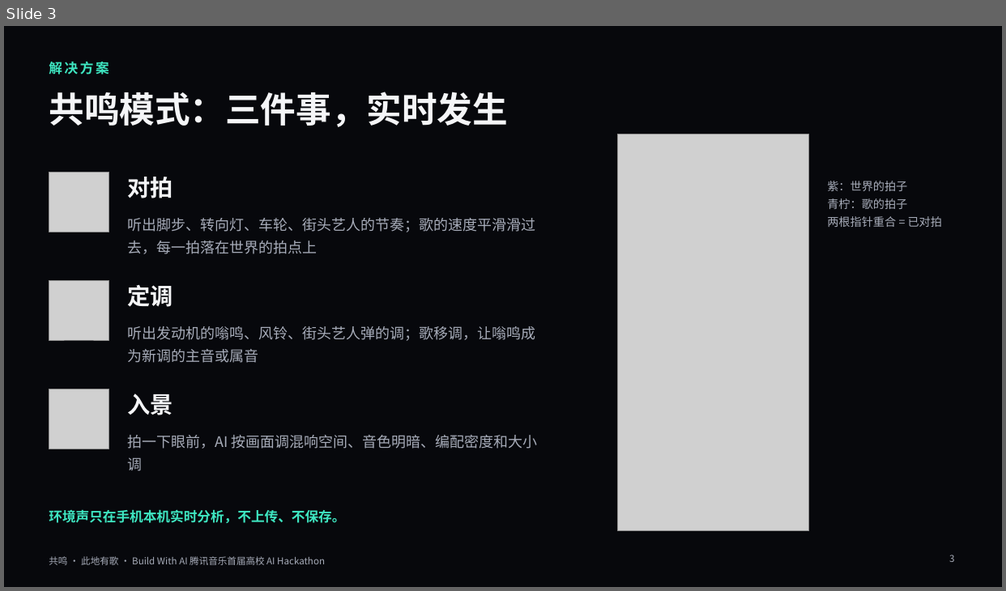
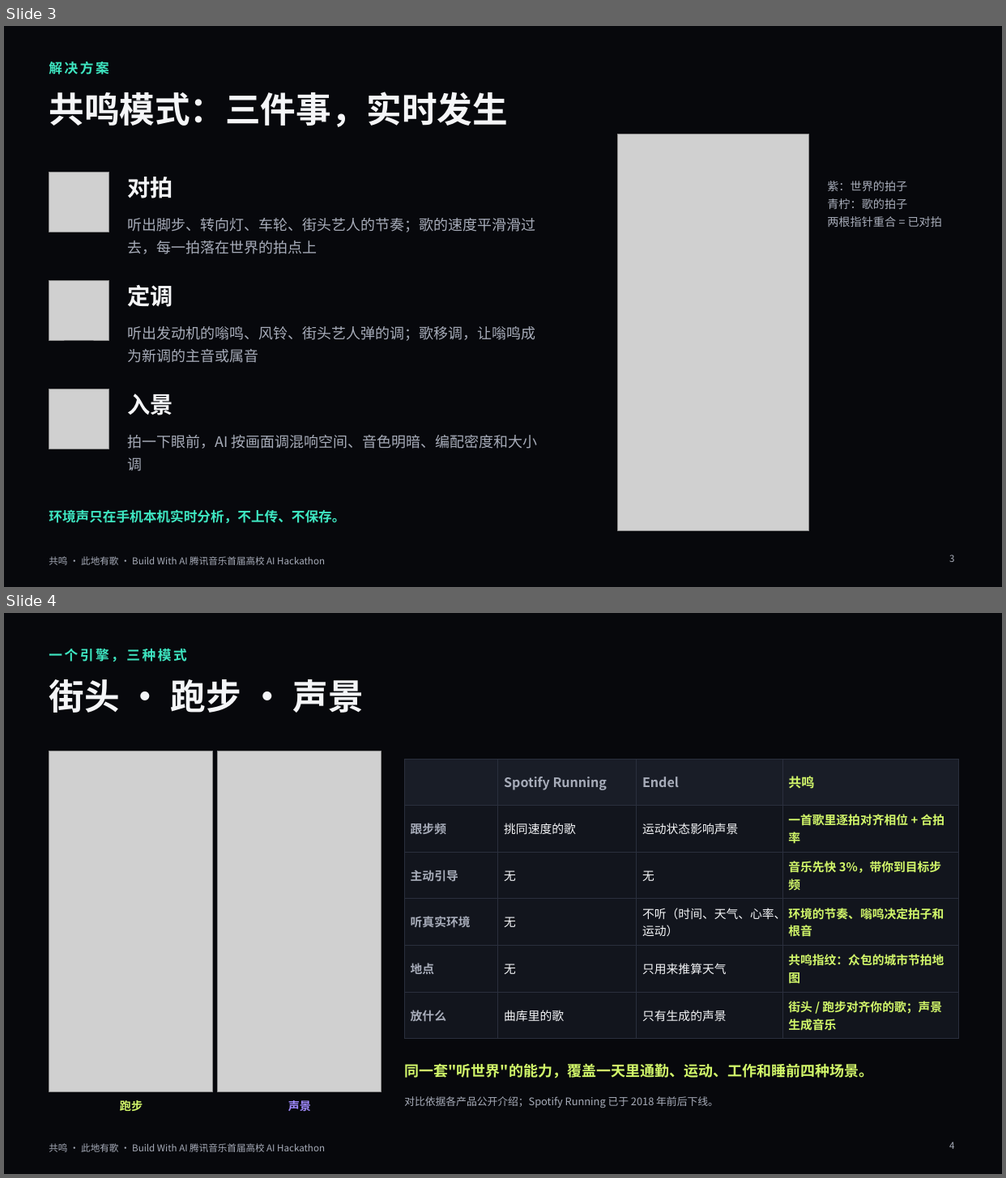
Before and after one commit to QHY8IV/MusicHere, a slide deck: pitch/共鸣-路演.pptx. Shown one above the other, each under a label of ours: slide 3 before the commit, slides 3 and 4 after it. The pictures are 1006x591 and 1006x1178 pixels, drawn with LibreOffice and Linux fonts; fonts in the diff are those of the drawing; grey boxes stand for pictures; background and template pictures are left out. Boxes give left, top, right and bottom in pixels: in the first picture for what was removed or moved away, otherwise in the second. Text is boxed around its words. In the diff, an @@ line names an element or a change of style, - is before the commit and + after.

```diff
--- a/pitch/共鸣-路演.pptx
+++ b/pitch/共鸣-路演.pptx
@@ slide 4 added at <box>4,613,1002,1174</box>, background picture (left out); not listed: 1 template element that a slide beside it also shows @@
@@ text added at <box>49,648,186,662</box>, 13 pt, text #3EE6C1, bold @@
+一个引擎，三种模式
@@ title added at <box>49,679,364,713</box>, 34 pt, text #F4F5F7, bold @@
+街头 · 跑步 · 声景
@@ picture added at <box>49,752,213,1093</box> @@
@@ picture added at <box>217,752,381,1093</box> @@
@@ table added at <box>404,759,958,1034</box>, 6 rows, 4 columns @@
+ | Spotify Running | Endel | 共鸣
+跟步频 | 挑同速度的歌 | 运动状态影响声景 | 一首歌里逐拍对齐相位 + 合拍率
+主动引导 | 无 | 无 | 音乐先快 3%，带你到目标步频
+听真实环境 | 无 | 不听（时间、天气、心率、运动） | 环境的节奏、嗡鸣决定拍子和根音
+地点 | 无 | 只用来推算天气 | 共鸣指纹：众包的城市节拍地图
+放什么 | 曲库里的歌 | 只有生成的声景 | 街头 / 跑步对齐你的歌；声景生成音乐
@@ text added at <box>404,1063,873,1079</box>, 14 pt, text #D2F76A, bold @@
+同一套"听世界"的能力，覆盖一天里通勤、运动、工作和睡前四种场景。
@@ text added at <box>404,1097,718,1108</box>, 10 pt, text #A7ACB9 @@
+对比依据各产品公开介绍；Spotify Running 已于 2018 年前后下线。
@@ text added at <box>120,1101,143,1111</box>, 11 pt, text #D2F76A, bold @@
+跑步
@@ text added at <box>288,1101,311,1111</box>, 11 pt, text #A08BFF, bold @@
+声景
@@ page number added at <box>949,1142,954,1149</box>, 9 pt, text #A7ACB9 @@
+4
```
Also in this commit, not shown: 6 slides changed, 11 other files.
